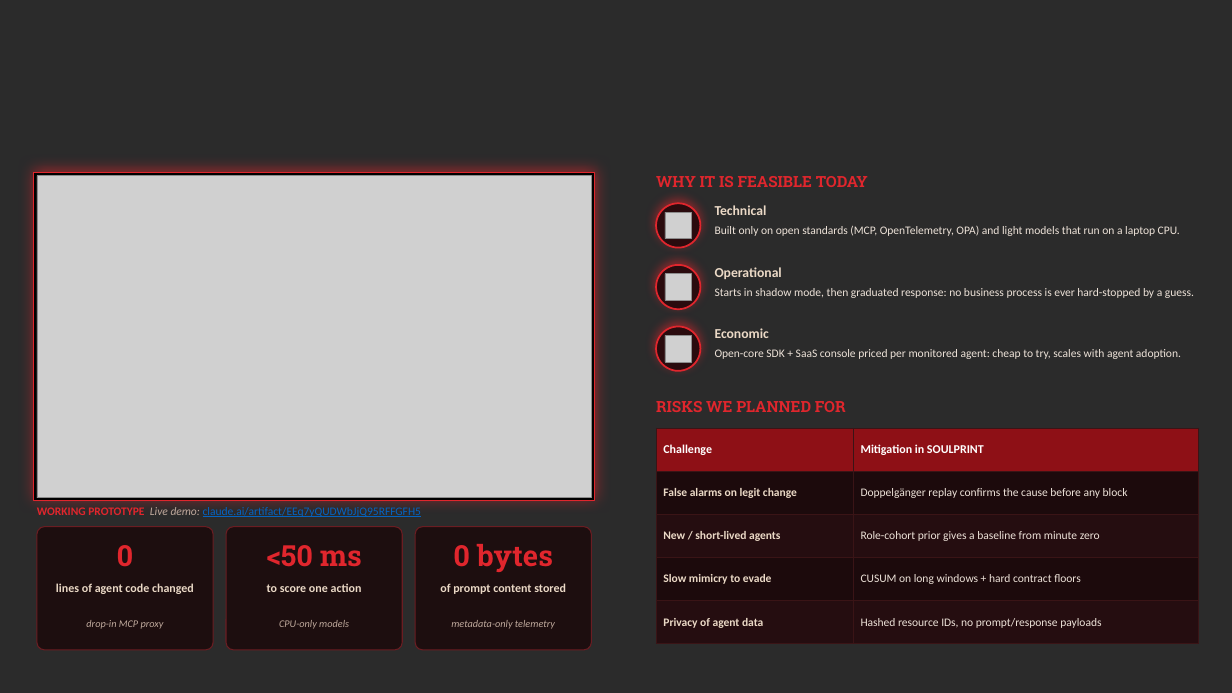
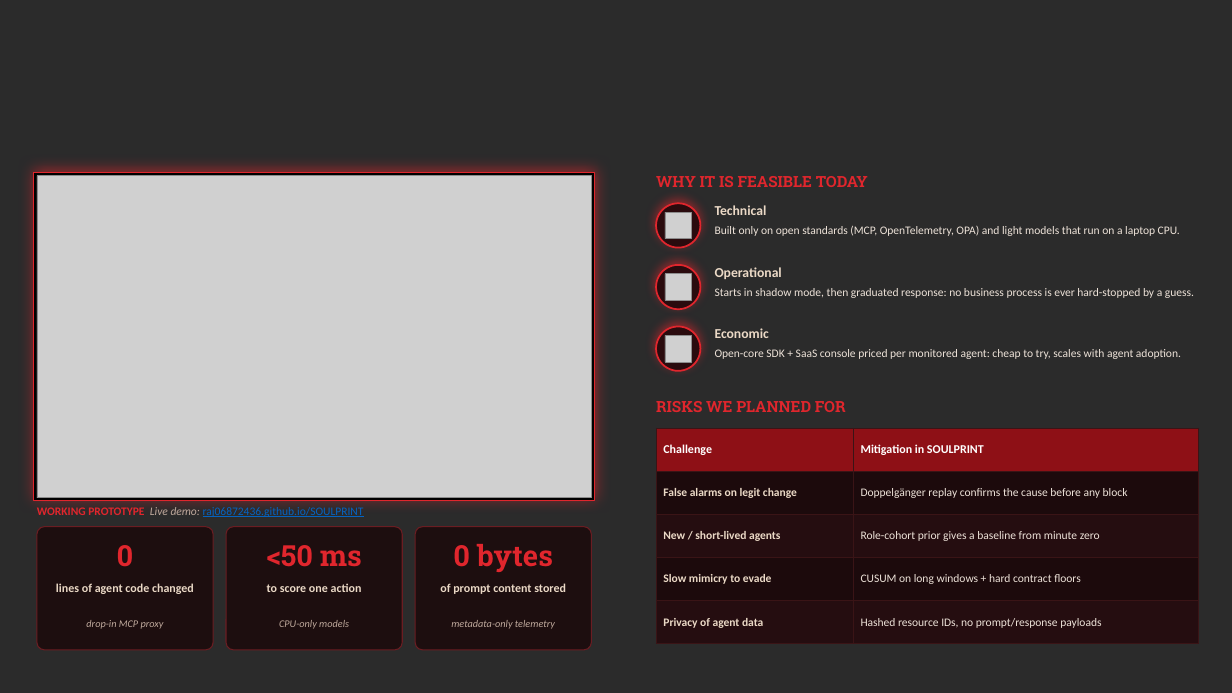
Before and after one commit to raj06872436/SOULPRINT, a slide deck: slide 4 of deck/SOULPRINT_D3COY.pptx. Drawn at 1232x693 pixels with LibreOffice and Linux fonts; fonts in the diff are those of the drawing; grey boxes stand for pictures; background and template pictures are left out; a plain dark background stands for a picture behind light text. Boxes give left, top, right and bottom in pixels: in the first picture for what was removed or moved away, otherwise in the second. Text is boxed around its words. In the diff, an @@ line names an element or a change of style, - is before the commit and + after.

Commit message:
Point deck's demo link to the public GitHub Pages site
Slide 4 now links to https://raj06872436.github.io/SOULPRINT/ instead of
the private artifact link.

```diff
--- a/deck/SOULPRINT_D3COY.pptx
+++ b/deck/SOULPRINT_D3COY.pptx
@@ text at <box>37,507,364,517</box>: text changed @@
-WORKING PROTOTYPE Live demo: claude.ai/artifact/EEq7yQUDWbJjQ95RFFGFH5
+WORKING PROTOTYPE Live demo: raj06872436.github.io/SOULPRINT
```
Also in this commit, not shown: 1 other file.
